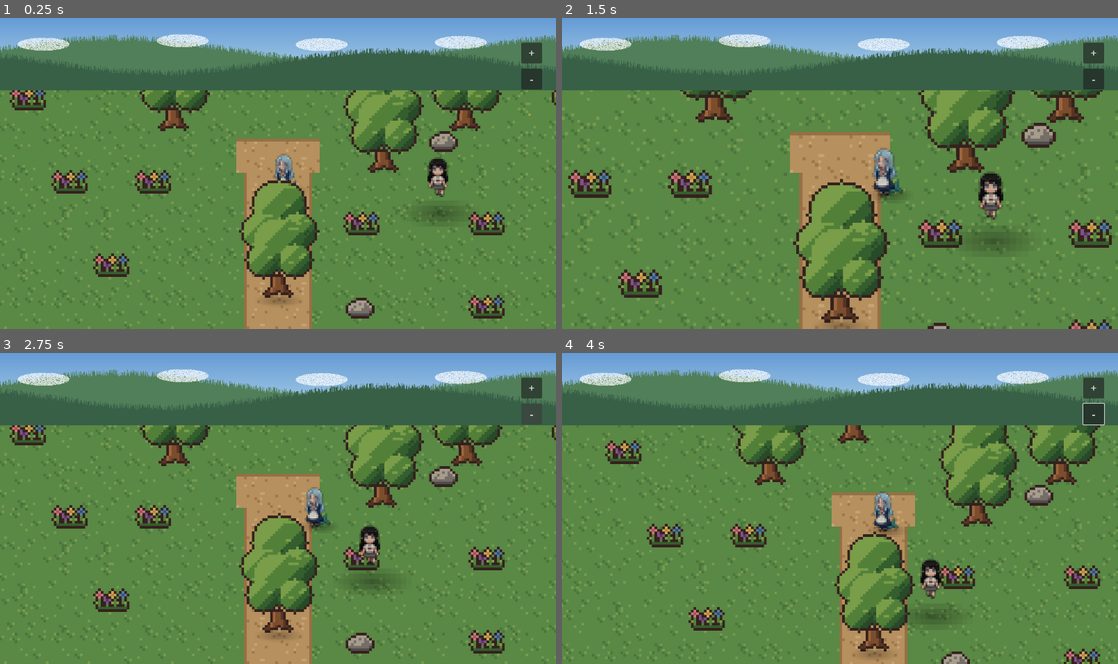
Above: before the commit, frames 1-4 (two rows, left to right).
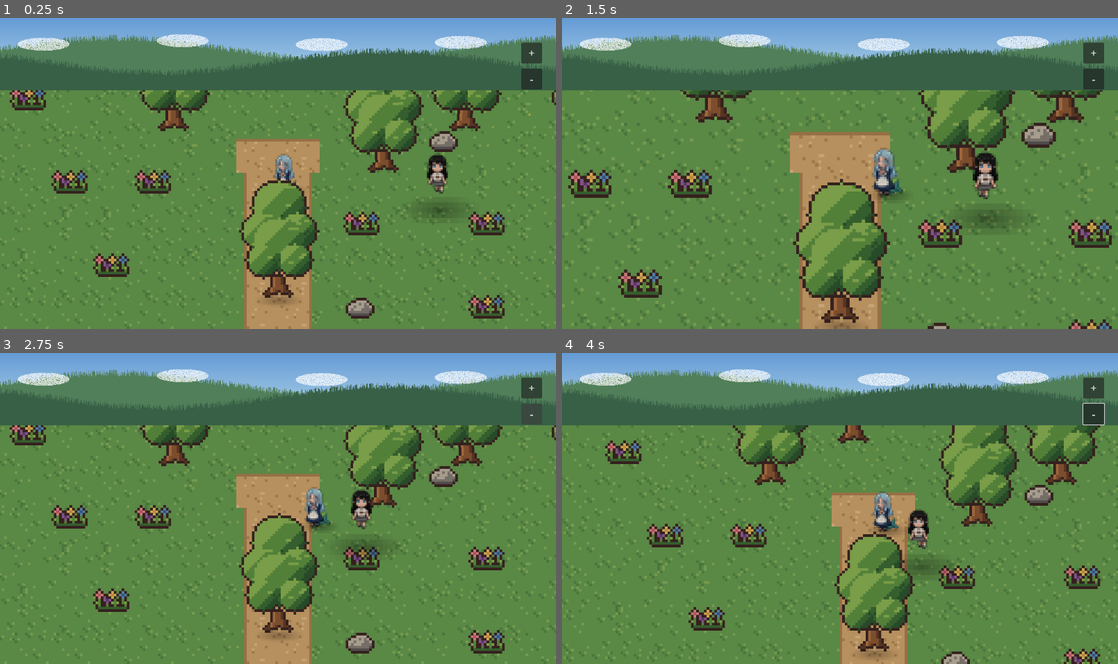
Above: after the commit, the same moments.

Repository: Laten123/ice
Game: Godot game, scene res://scenes/main.tscn
The game is run twice, just before and just after one commit, with the same random seed, the same clock (stepped at 60 frames per second) and the same inputs.
Inputs (mouse positions are in pixels of both pictures, inside the frame that each line leads up to):
- Up to frame 1 (0.25 s): no input
- Up to frame 2 (1.5 s): click "+" at 0.5 s; move the mouse to (962, 157) at 1.27 s; hold Right (ui_right) from 1.28 s (still down); click (962, 157) at 1.42 s
- Up to frame 3 (2.75 s): release Right (ui_right) at 2 s; click "-" at 2 s
- Up to frame 4 (4 s): drag from (728, 524) to (812, 570) at 2.77 s; move the mouse to (895, 440) at 3.52 s; hold Right (ui_right) from 3.53 s (still down)

The runs differ from the first frame. In frame 1, 0.3% of the frame differs, in the area x 76-81%, y 43-58%; in frame 2, 1.4%, in the area x 71-82%, y 42-75%; in frame 3, 1.1%; in frame 4, 1.1%.

Commit message:
fix: give Xiaobing a physics body and consistent animation

Diff:
--- a/scripts/main.gd
+++ b/scripts/main.gd
@@ -30,6 +30,7 @@
 var player_frame := 0
 var player_anim_t := 0.0
 var npc: Sprite2D
+var npc_body: CharacterBody2D
 var npc_pos := Vector2.ZERO
 var npc_target := Vector2.ZERO
 var npc_frame := 0
@@ -505,18 +506,28 @@
 	sh.position = Vector2(0, 20)
 	sh.scale = Vector2(SCALE, SCALE)
 	player.add_child(sh)
-	add_child(player)
-	# 小冰
+	world.add_child(player)
+	# 小冰：角色节点承担碰撞移动，Sprite2D 只负责显示。
+	npc_body = CharacterBody2D.new()
+	npc_body.position = Vector2(TILE * 22 * SCALE, TILE * 14 * SCALE)
+	npc_body.collision_layer = 1
+	npc_body.collision_mask = 1
+	var npc_collision := CollisionShape2D.new()
+	var npc_shape := RectangleShape2D.new()
+	npc_shape.size = Vector2(12, 14)
+	npc_collision.shape = npc_shape
+	npc_collision.position = Vector2(0, 8)
+	npc_body.add_child(npc_collision)
 	npc = Sprite2D.new()
 	npc.texture = load("res://assets/xiaobing_walk.png")
 	npc.region_enabled = true
 	npc.region_rect = Rect2(0, 0, 24, 24)
 	npc.texture_filter = CanvasItem.TEXTURE_FILTER_NEAREST
 	npc.scale = Vector2(2.0, 2.0)
-	npc_pos = Vector2(TILE * 22 * SCALE, TILE * 14 * SCALE)
+	npc_pos = npc_body.position
 	npc_target = npc_pos
-	npc.position = npc_pos
-	world.add_child(npc)
+	npc_body.add_child(npc)
+	world.add_child(npc_body)
 	var nsh := Sprite2D.new()
 	var nshimg := Image.create(16, 6, false, Image.FORMAT_RGBA8)
 	for y in 6:
@@ -624,7 +635,7 @@
 		player.position = Vector2(st["player"]["x"], st["player"]["y"])
 	if st.has("npc"):
 		npc_pos = Vector2(st["npc"]["x"], st["npc"]["y"])
-		npc.position = npc_pos
+		npc_body.position = npc_pos
 
 var dragging := false
 
@@ -695,6 +706,7 @@
 	else:
 		player_frame = 0
 	player_spr.region_rect = Rect2(player_frame * 24, 0, 24, 24)
+	_physics_process_npc(delta)
 
 func _process(delta: float) -> void:
 	time += delta
@@ -705,7 +717,6 @@
 	if ai_intent_timer >= 120.0:
 		ai_intent_timer = 0.0
 		_request_ai_intent("shenxun")
-	_process_npc(delta)
 	_animate_world(delta)
 	if time - last_poll > 10.0:
 		last_poll = time
@@ -792,23 +803,37 @@
 		bubble_npc.visible = true
 		bubble_npc.position = Vector2(600, 500)
 
-func _process_npc(delta: float) -> void:
-	if npc == null: return
-	if npc_pos.distance_to(npc_target) < 8:
-		# 小冰在房子附近活动（12-26 列，10-20 行）
-		npc_target = Vector2(randf_range(12, 26), randf_range(10, 20)) * TILE * SCALE
-		# 偶尔停下发呆（30% 概率）
+func _physics_process_npc(delta: float) -> void:
+	if npc_body == null:
+		return
+	npc_pos = npc_body.position
+	if time < npc_idle_until:
+		npc_body.velocity = Vector2.ZERO
+		npc_frame = 0
+		npc.region_rect = Rect2(0, 0, 24, 24)
+		return
+	if npc_pos.distance_to(npc_target) < 10.0:
 		if randf() < 0.3:
 			npc_target = npc_pos
-	var dir := (npc_target - npc_pos).normalized()
-	npc_pos += dir * 35.0 * delta
-	npc.position = npc_pos
-	if abs(dir.x) > abs(dir.y):
-		npc_facing = 1 if dir.x < 0 else 2
+			npc_idle_until = time + randf_range(2.0, 5.0)
+			npc_frame = 0
+			npc.region_rect = Rect2(0, 0, 24, 24)
+			return
+		# Pick a local destination; collisions are resolved by move_and_slide().
+		npc_target = Vector2(randf_range(12.0, 26.0), randf_range(10.0, 20.0)) * TILE * SCALE
+	var direction := (npc_target - npc_pos).normalized()
+	npc_body.velocity = direction * 35.0
+	npc_body.move_and_slide()
+	npc_pos = npc_body.position
+	if direction != Vector2.ZERO:
+		if abs(direction.x) > abs(direction.y):
+			npc_facing = 1 if direction.x < 0 else 2
+		else:
+			npc_facing = 3 if direction.y < 0 else 0
+		npc_anim_t += delta
+		if npc_anim_t >= 0.15:
+			npc_anim_t = 0.0
+			npc_frame = (npc_frame + 1) % 6
 	else:
-		npc_facing = 3 if dir.y < 0 else 0
-	npc_anim_t += delta
-	if npc_anim_t > 0.15:
-		npc_anim_t = 0.0
-		npc_frame = (npc_frame + 1) % 3
-	npc.region_rect = Rect2((npc_frame % 6) * 24, 0, 24, 24)
+		npc_frame = 0
+	npc.region_rect = Rect2(npc_frame * 24, 0, 24, 24)
